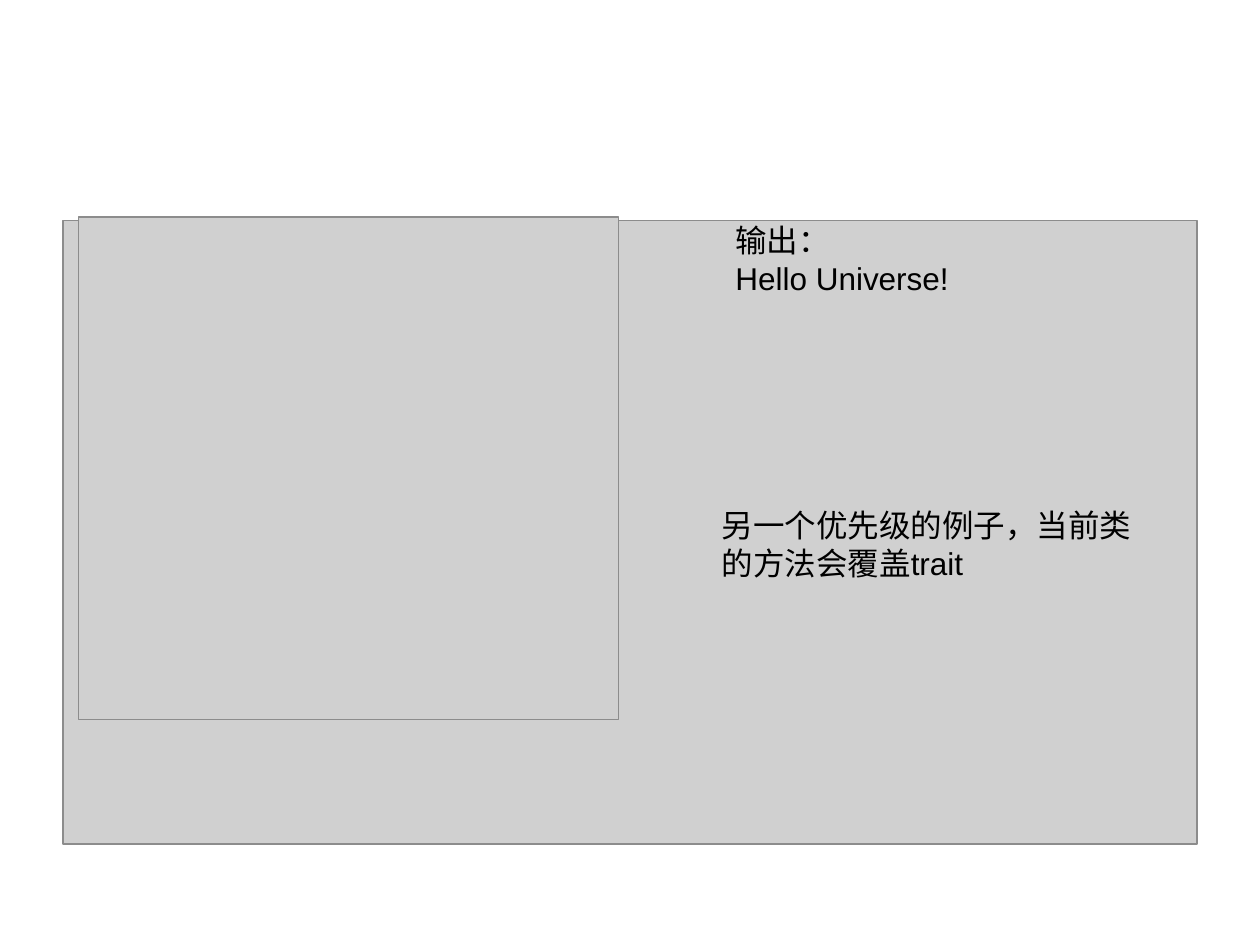
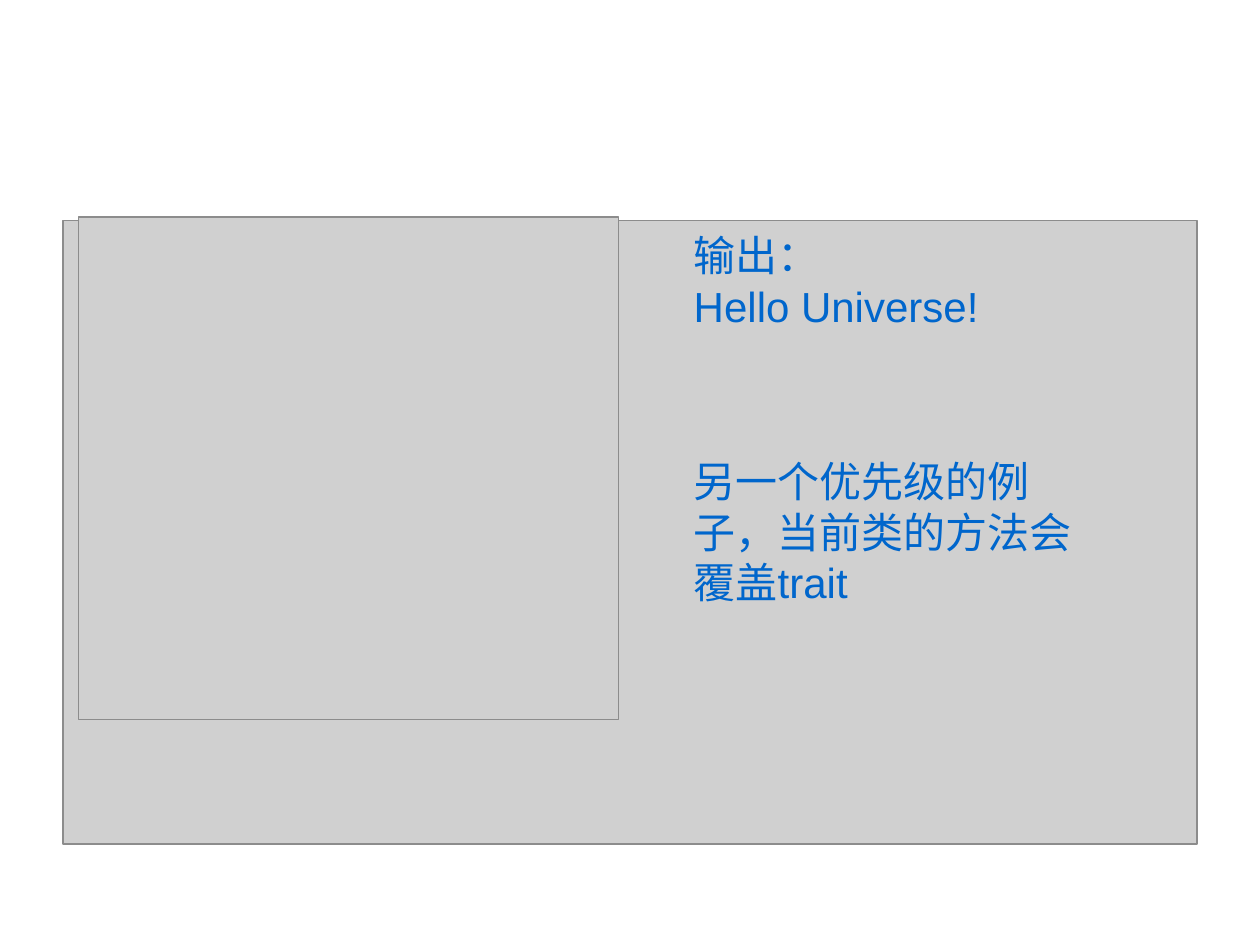
Before and after one commit to 2017-CompilerH-a3/Teamwork-Traits, a slide deck: slide 31 of trait.ppt (slide 23 before the commit). Drawn at 1260x945 pixels with LibreOffice and Linux fonts; fonts in the diff are those of the drawing; grey boxes stand for pictures; background and template pictures are left out. Boxes give left, top, right and bottom in pixels: in the first picture for what was removed or moved away, otherwise in the second. Text is boxed around its words. In the diff, an @@ line names an element or a change of style, - is before the commit and + after.

```diff
--- a/trait.ppt
+++ b/trait.ppt
@@ text "输出：" at [694, 235, 978, 323]: size 18 to 24 pt, text colour #000000 to #0066CC @@
@@ text "输出：": place and size @@
-text "输出：" at [735, 220, 949, 291]
+text "输出：" at [694, 235, 978, 323]
@@ text "另一个优先级的例子，当前类的方法会覆盖trait": place and size @@
-text "另一个优先级的例子，当前类的方法会覆盖trait" at [722, 510, 1132, 578]
+text "另一个优先级的例子，当前类的方法会覆盖trait" at [694, 461, 1072, 602]
@@ text "另一个优先级的例子，当前类的方法会覆盖trait" at [694, 461, 1072, 602]: size 18 to 24 pt, text colour #000000 to #0066CC @@
```
Also in this commit, not shown: 6 other slides changed, 14 slides added, 4 slides removed.
